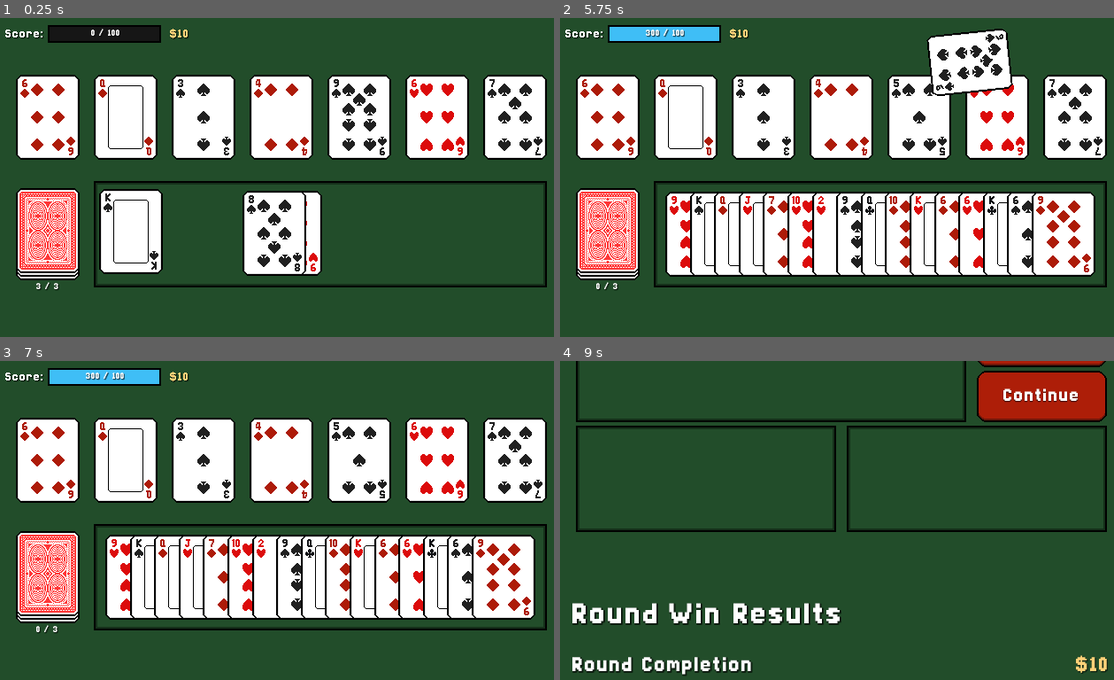
Above: before the commit, frames 1-4 (two rows, left to right).
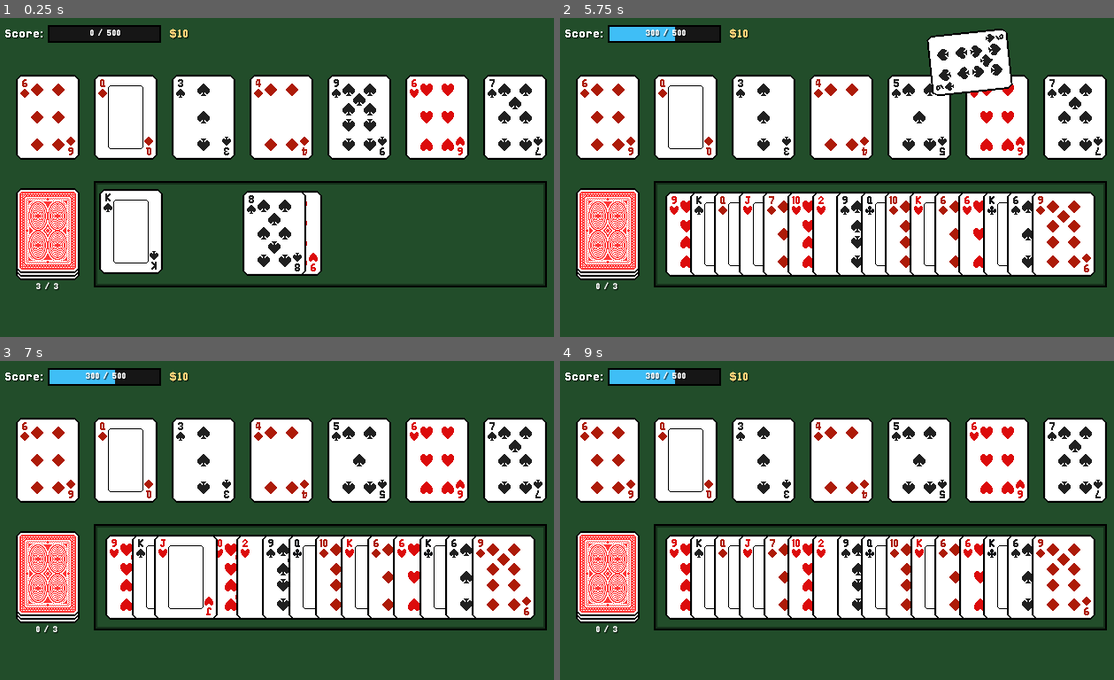
Above: after the commit, the same moments.

Repository: AyyBee123/Oristaile
Game: Godot game, scene res://Scenes/encounter.tscn
The game is run twice, just before and just after one commit, with the same random seed, the same clock (stepped at 60 frames per second) and the same inputs.
Inputs (mouse positions are in pixels of both pictures, inside the frame that each line leads up to):
- Up to frame 1 (0.25 s): no input
- Up to frame 2 (5.75 s): click "3 / 3" at 0.5 s; click "2 / 3" at 1.25 s; click "1 / 3" at 2 s; click "0 / 3" at 2.75 s; click "0 / 3" at 3.5 s; click "0 / 3" at 4.25 s; tap Enter at 5 s; drag from (698, 234) to (897, 107) at 5.02 s
- Up to frame 3 (7 s): tap Enter at 5.75, 6.5 s; drag from (160, 577) to (254, 584) at 5.77 s; move the mouse to (182, 577) at 6.52 s; press the mouse at (182, 577) at 6.53 s
- Up to frame 4 (9 s): release the mouse at (742, 577) at 7.25 s; tap Enter at 7.25, 8, 8.75 s; drag from (770, 577) to (670, 472) at 7.27 s; move the mouse to (1008, 568) at 8.02 s; press the mouse at (1008, 568) at 8.03 s; release the mouse at (1008, 568) at 8.75 s; drag from (670, 472) to (753, 440) at 8.77 s

The runs differ from the first frame. In frame 1, less than 0.1% of the frame differs, in the area x 16-22%, y 3-6%; in frame 2, 0.4%; in frame 3, 5.6%; in frame 4, 56%, in the area x 0-99%, y 0-99%.

Commit message:
refactored card slot reading acceptable cards

Diff:
--- a/Scenes/encounter.tscn
+++ b/Scenes/encounter.tscn
@@ -41,7 +41,6 @@
 
 [node name="Encounter" type="CanvasLayer" unique_id=1945341202]
 script = ExtResource("1_wwxys")
-points_to_win = 100
 
 [node name="EncounterControl" type="Control" parent="." unique_id=1977854810]
 unique_name_in_owner = true
--- a/Scripts/Game/card_slot.gd
+++ b/Scripts/Game/card_slot.gd
@@ -4,10 +4,14 @@
 @onready var card_template: CardTemplate = %CardTemplate
 
 var card_res: CardResource
+var accepted_numbers: Array[int]
 
 
 func can_drop_card(card: Card) -> bool:
-	return card_res.number == (card.number % 13) + 1
+	for num in accepted_numbers:
+		if card.number == num:
+			return true
+	return false
 
 
 func is_matching_suit(card: Card) -> bool:
@@ -18,7 +22,11 @@
 	card.queue_free()
 
 
-func set_card_texture() -> void:
+func set_card(card: CardResource) -> void:
+	card_res = card
+	accepted_numbers.clear()
+	accepted_numbers.append(posmod(card.number - 2, 13) + 1)
+	SignalBus.card_slot_changed.emit(self)
 	card_template.set_card_texture(card_res.suit, card_res.number)
 
 
--- a/Scripts/Game/encounter.gd
+++ b/Scripts/Game/encounter.gd
@@ -138,8 +138,7 @@
 	card_res.number = number
 
 	slots.append(card_res)
-	slot.card_res = card_res
-	slot.set_card_texture()
+	slot.set_card(card_res)
 
 
 func draw_card() -> void:
--- /dev/null
+++ b/Scripts/Globals/signal_bus.gd
@@ -0,0 +1,4 @@
+extends Node
+
+@warning_ignore("unused_signal")
+signal card_slot_changed(card_slot)
--- a/project.godot
+++ b/project.godot
@@ -21,6 +21,7 @@
 CardData="*uid://iusw0xktf8om"
 RunData="*uid://s8hkm7luknm8"
 Preloads="*uid://d2eevwte31daa"
+SignalBus="*uid://deabi331ia56d"
 
 [display]
 
Not shown, added: Scripts/Globals/signal_bus.gd.uid
